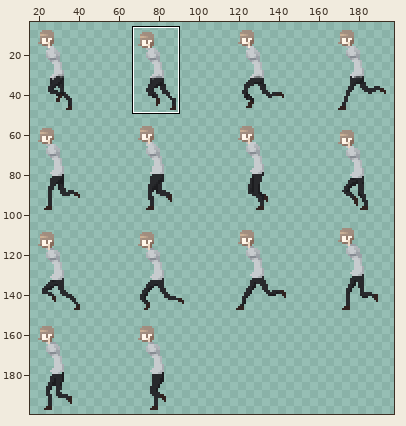
Two versions of one sprite sheet, Assets/Animation/Sprite/Selma/Shot_Run.png. Above: a wide view before the commit, with the close-up outlined.
Close-up. Earlier state:
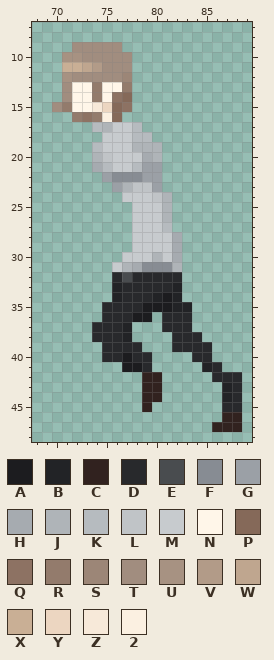
The file is 200x200 pixels. Colours within 5 levels of each other are drawn and written as one. Shown: x 68..89, y 7..48. The wide view leaves out empty margins. The commit also changed other parts of the picture, which this record leaves out.
Palette (. is transparent): A #1c1c1f  B #222326  C #31221f  D #28292c  E #494c4f  F #878c93  G #9ba0a6  H #a6abb0  J #afb4b8  K #b6bbbf  L #c0c4c7  M #c7cbce  N #fff6e9  P #856959  Q #8d7263  R #937b6c  S #9c8677  T #a18d7f  U #a79282  V #b29b88  W #bfa68f  X #c9af95  Y #ecd6c1  Z #f7e9d9  2 #fbf0e1
Pixels before, first column x 70:
 9 ..TTTTT............
10 .UUTTTTT...........
11 .XXWVTTT...........
12 .UTTTTTS...........
13 .TNNRNNR...........
14 .TNNRNQP...........
15 TRNNZYPQ...........
16 ..RQR2P............
17 ....KJMMK..........
18 .....MMMKK.........
19 ....KMMMJJJ........
20 ....JLMMMHJ........
21 ....HKMMKGG........
22 .....GFFFGG........
23 ......GJLLG........
24 .......MMMLJ.......
25 ........MMMJ.......
26 ........MMMJ.......
27 ........MMMK.......
28 ........MMMMH......
29 ........MMMMH......
30 .......MMMJMH......
31 ......MJHFFFJ......
32 ......DEDDDDD......
33 ......BDDDDDB......
34 ......BDDDBAB......
35 .....DDDDAAABB.....
36 .....DDDAA.DDD.....
37 ....DDDB...DDD.....
38 ....DDDB....DDD....
39 .....DDDD...DDDD...
40 .....DDADD....DD...
41 .......AAD.....BD..
42 .........CC.....DDD
43 .........CC......BD
44 .........CC......BD
45 .........C.......DD
46 .................CC
47 ................CCC
The same view after the edit:
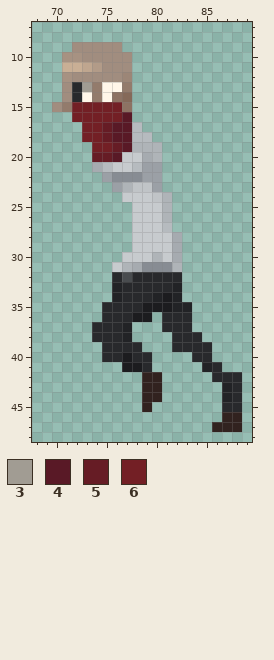
Colours new in this view: 3 #a19c93  4 #591926  5 #661c25  6 #731f25
What changed:
Changed rows in their new state; - is an unchanged pixel.
first column x 72:
13 D3----
14 D-----
15 66666-
16 666664
17 -66544
18 -66544
19 --6654
20 --554-
Changed places in both close-ups, as pixel boxes (x1, y1, x2, y2):
changed: (72, 82, 132, 162)
